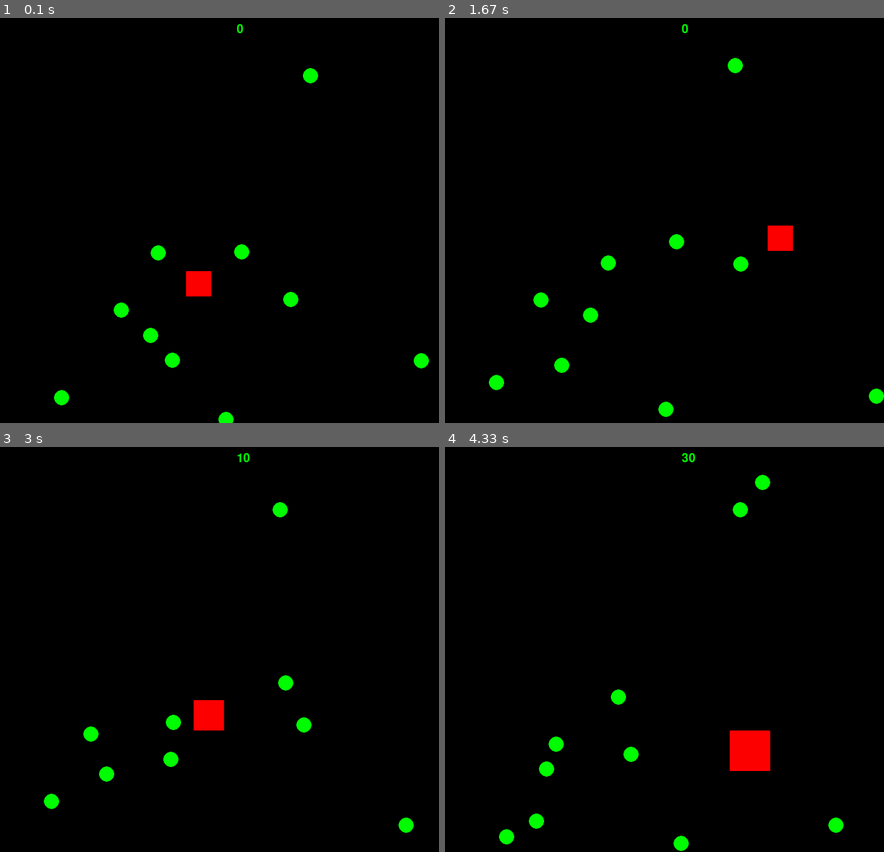
Above: before the commit, frames 1-4 (two rows, left to right).
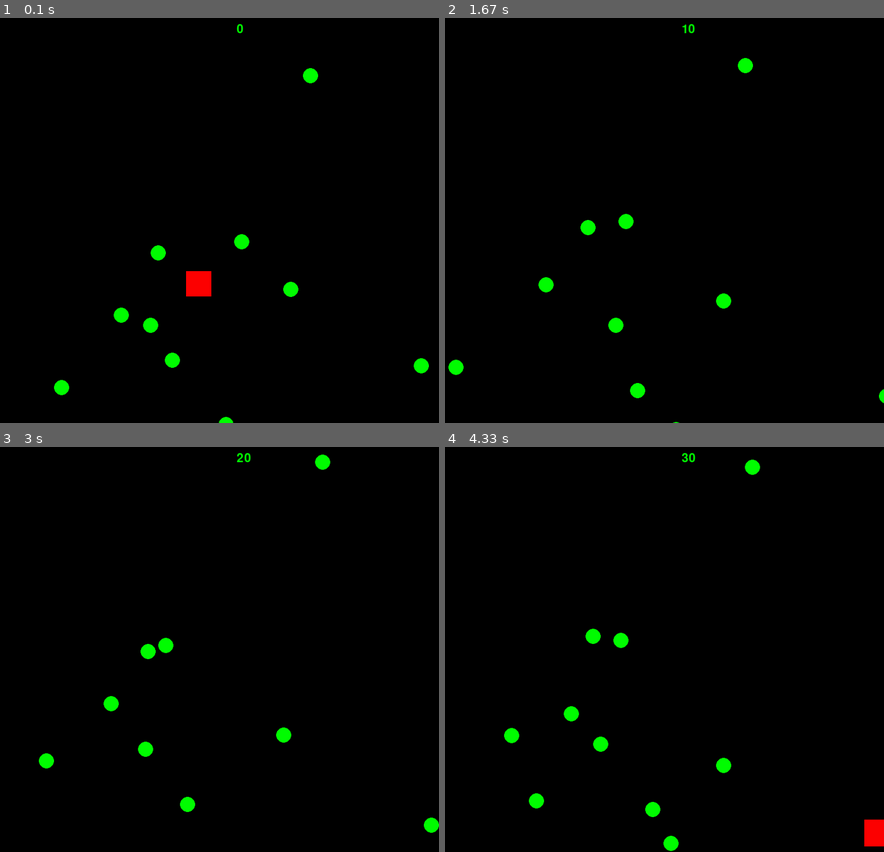
Above: after the commit, the same moments.

Repository: alsdndia789/StudyPygame
Game: pygame game, started from newgame.py
The game is run twice, just before and just after one commit, with the same random seed, the same clock (stepped at 60 frames per second) and the same inputs.
Inputs:
- Up to frame 1 (0.1 s): no input
- Up to frame 2 (1.67 s): hold Right 0.33-0.8 s; hold Up 0.83-1.13 s; hold Right 1.17-1.63 s
- Up to frame 3 (3 s): hold Left 1.67-2.2 s; hold Down 2.23-2.53 s; hold Left 2.57-2.97 s
- Up to frame 4 (4.33 s): hold Right 3.4-4.03 s; hold Down from 4.07 s (still down)

The runs differ from the first frame. In frame 1, 0.9% of the frame differs, in the area x 12-98%, y 53-100%; in frame 2, 2.3%; in frame 3, 2.5%; in frame 4, 3.3%, in the area x 12-100%, y 3-100%.

Commit message:
2019 - 12 - 04 "게임으로 배우는 파이썬 응용"
new game
가속도 추가.

Diff:
--- a/newgame.py
+++ b/newgame.py
@@ -58,6 +58,7 @@
     scorefont = pygame.font.SysFont(None, 36)
     xpos = 500
     ypos = 500
+    speed = 0
 
     while True:
         for event in pygame.event.get():
@@ -65,6 +66,7 @@
                 pygame.quit()
                 sys.exit()
             if event.type == KEYDOWN:
+                speed += 2
                 if event.key == K_LEFT:
                     moveRight = False
                     moveLeft = True
@@ -78,6 +80,7 @@
                     moveUp = False
                     moveDown = True
             if event.type == KEYUP:
+                speed = 0
                 if event.key == K_ESCAPE:
                     pygame, quit()
                     sys.exit()
@@ -95,25 +98,29 @@
         while len(items) < 10:
             items.append(item(randint(0, WIDTH), randint(0, HEIGHT)))
         for ITEM in items:
-            ITEM.dir = randint(0, 4)
+            ITEM.dir = randint(1, 4)
             ITEM.draw_item()
             ITEM.move_item()
 
         vel = 15
         if moveDown and user.bottom < HEIGHT:
+            vel += speed
             ypos += vel
         if moveUp and user.top > 0:
+            vel += speed
             ypos -= vel
         if moveLeft and user.left > 0:
+            vel += speed
             xpos -= vel
         if moveRight and user.right < WIDTH:
+            vel += speed
             xpos += vel
 
         for ITEM in items:
             if user.colliderect(ITEM):
                 items.remove(ITEM)
                 score += 10
-                size += 10
+                size += 1
 
         score_str = str(score)
         score_image = scorefont.render(score_str, True, (0, 255, 0))
